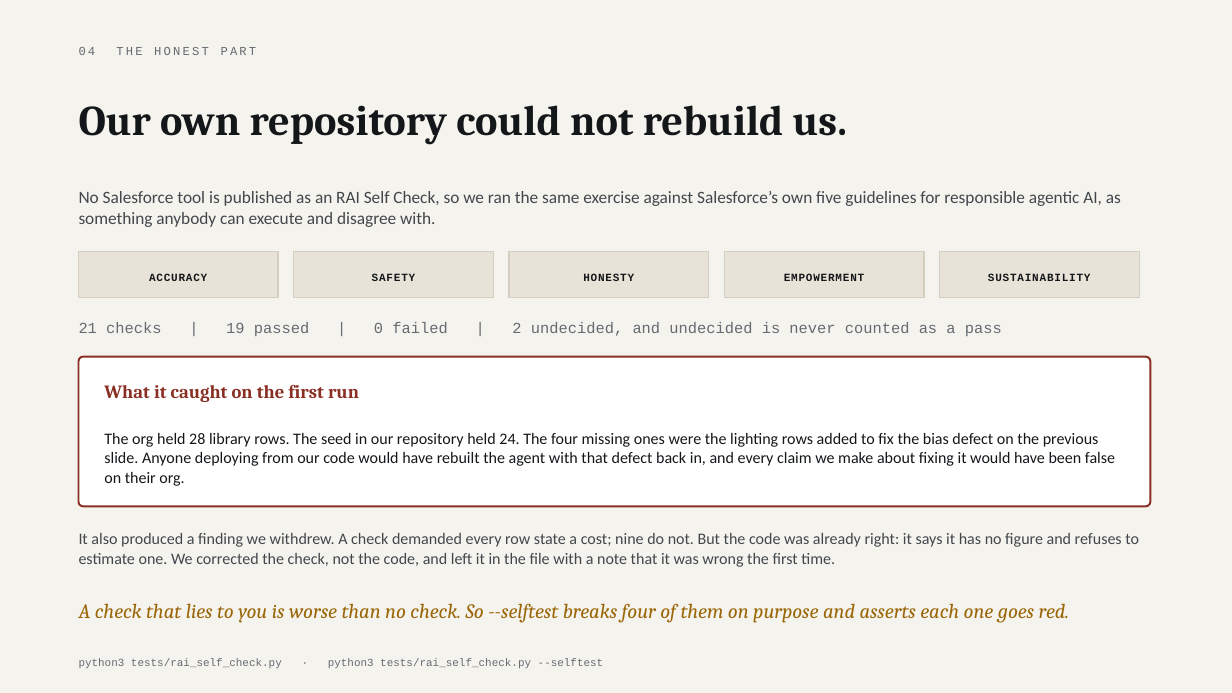
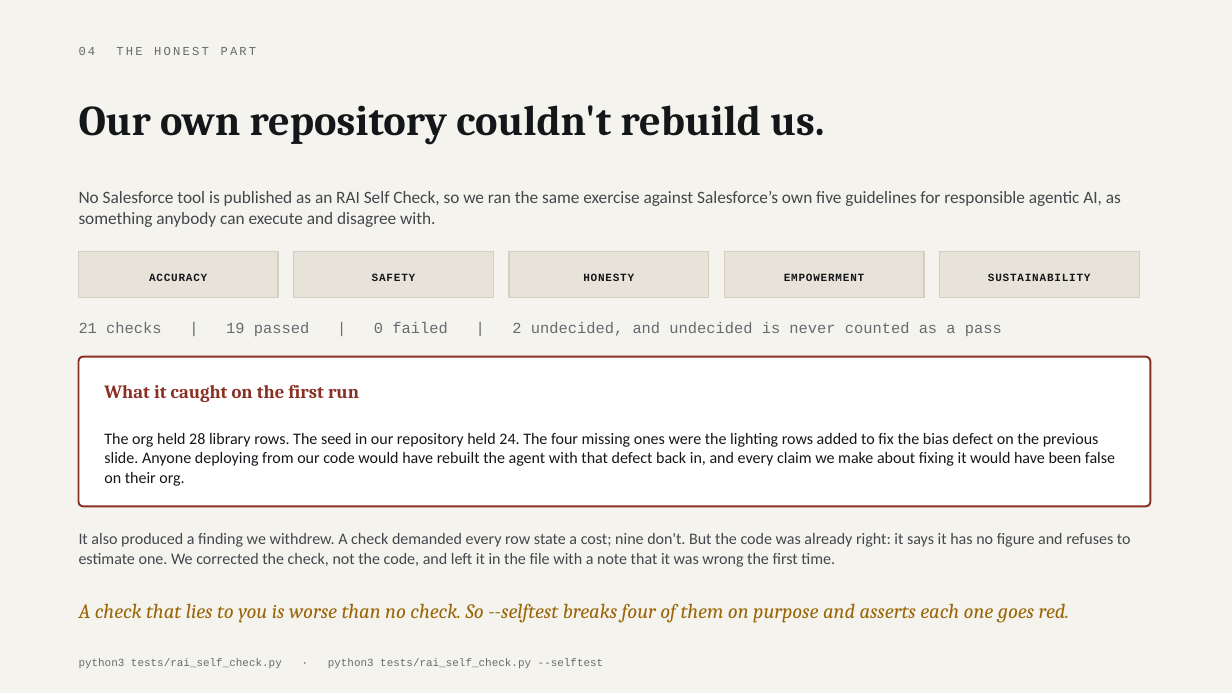
Before and after one commit to parthsevak2/curb-cut, a slide deck: slide 24 of submission/Curb-Cut.pptx. Drawn at 1232x693 pixels with LibreOffice and Linux fonts; fonts in the diff are those of the drawing. Boxes give left, top, right and bottom in pixels: in the first picture for what was removed or moved away, otherwise in the second. Text is boxed around its words. In the diff, an @@ line names an element or a change of style, - is before the commit and + after.

```diff
--- a/submission/Curb-Cut.pptx
+++ b/submission/Curb-Cut.pptx
@@ text at [79,105,824,145]: text changed @@
-Our own repository could not rebuild us.
+Our own repository couldn't rebuild us.
@@ text at [79,533,1131,567]: text changed @@
-It also produced a finding we withdrew. A check demanded every row state a cost; nine do not. But the code was already right: it says it has no figure and refuses to estimate one. We corrected the check, not the code, and left it in the file with a note that it was wrong the first time.
+It also produced a finding we withdrew. A check demanded every row state a cost; nine don't. But the code was already right: it says it has no figure and refuses to estimate one. We corrected the check, not the code, and left it in the file with a note that it was wrong the first time.
```
Also in this commit, not shown: 20 other slides changed, 2 other files.
